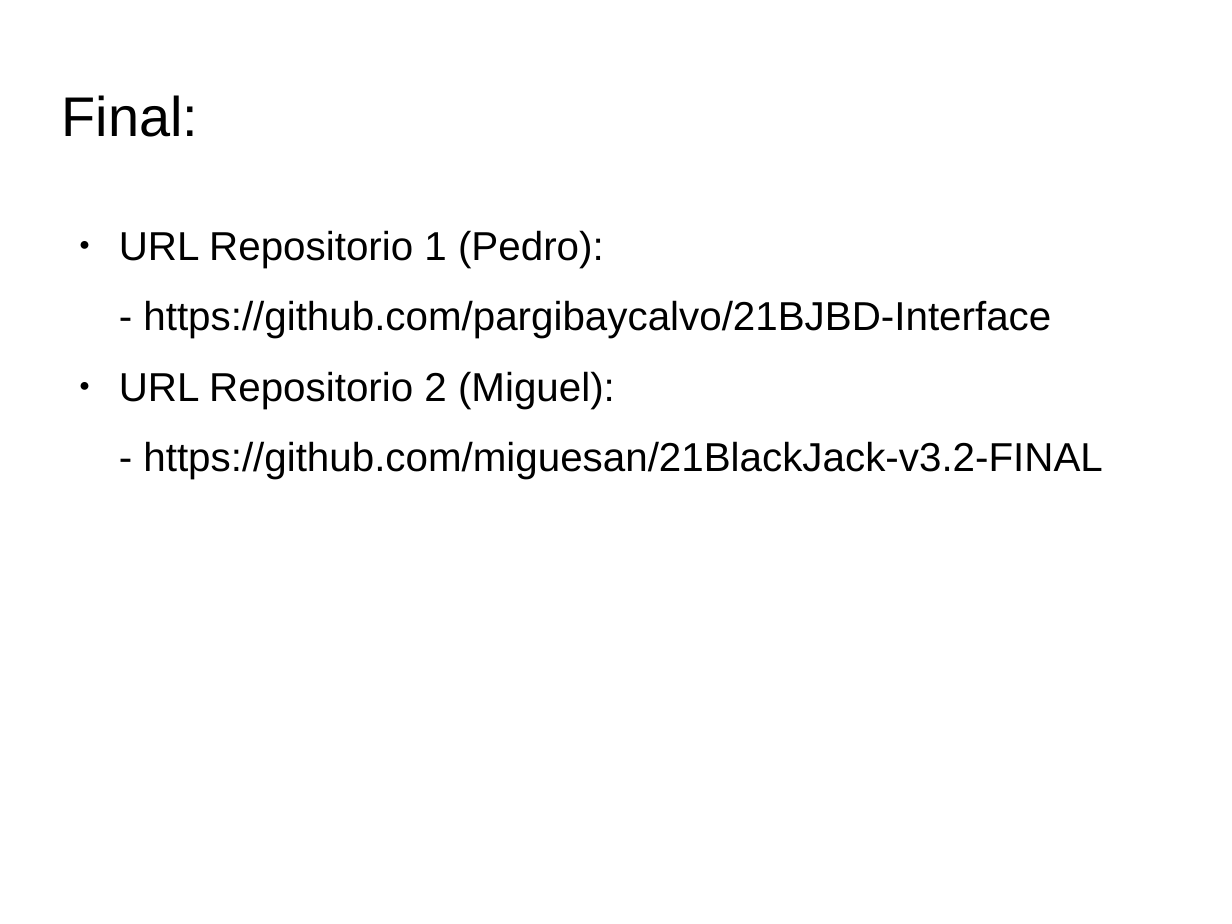
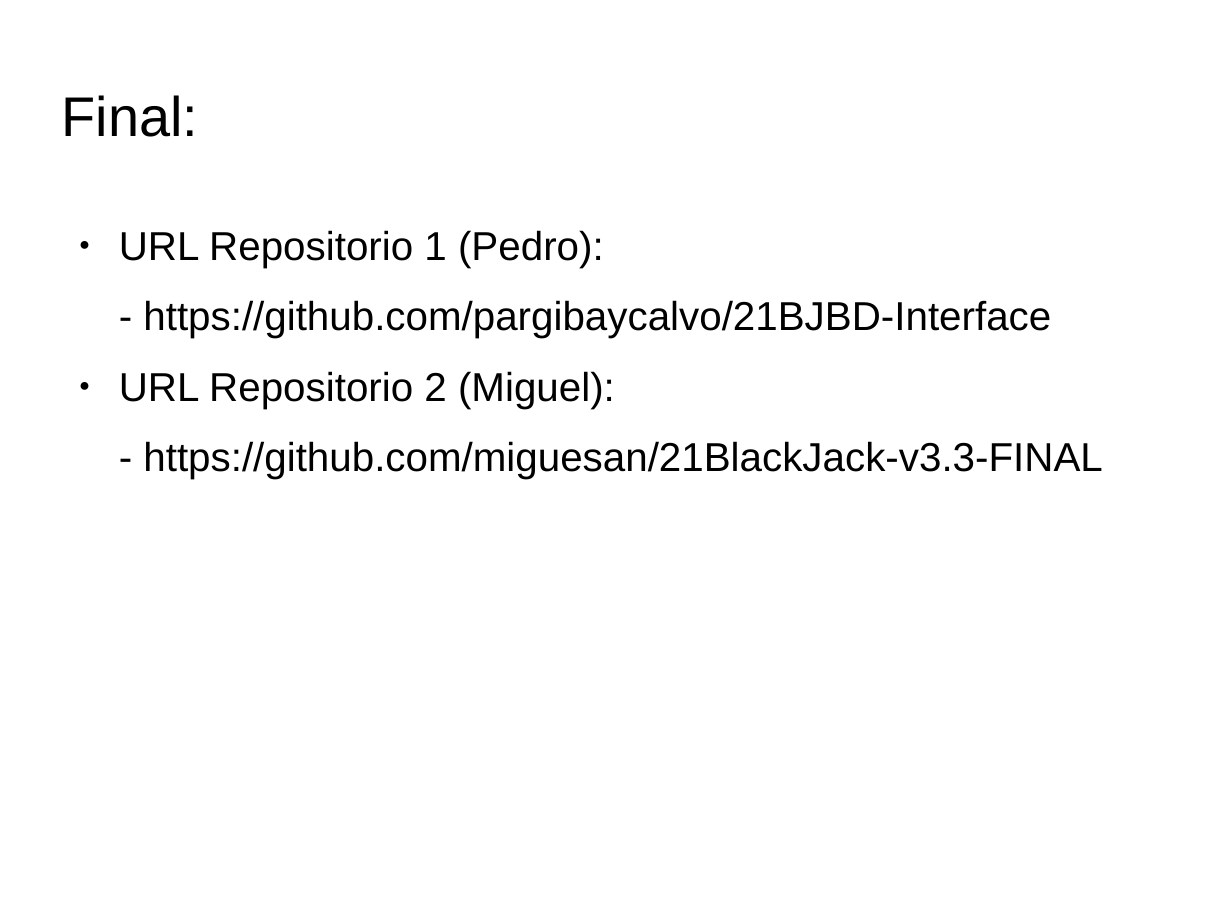
Before and after one commit to miguesan/21BlackJack-v4.0-FINAL, a slide deck: slide 24 of Presentación 21BlackJack.odp. Drawn at 1232x924 pixels with LibreOffice and Linux fonts; fonts in the diff are those of the drawing; background and template pictures are left out. Boxes give left, top, right and bottom in pixels: in the first picture for what was removed or moved away, otherwise in the second. Text is boxed around its words. In the diff, an @@ line names an element or a change of style, - is before the commit and + after.

Commit message:
Finalizado

```diff
--- a/Presentación 21BlackJack.odp
+++ b/Presentación 21BlackJack.odp
@@ text at <box>143,441,1102,479</box>: text changed @@
-- https://github.com/miguesan/21BlackJack-v3.2-FINAL
+- https://github.com/miguesan/21BlackJack-v3.3-FINAL
```
